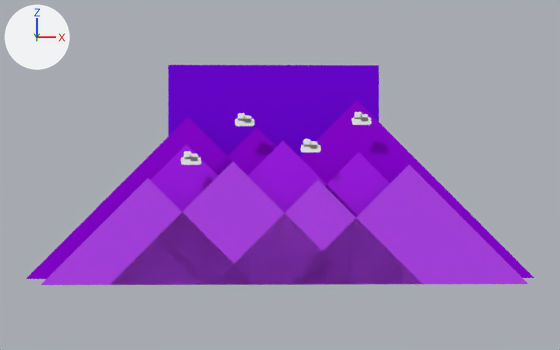
The Blender file files/blend/background-purple.blend as it was, and as the next commit left it.
One viewpoint serves both versions: a 50 mm camera at (-0.03, -3.29, -0.02) aimed at (0.03, 0.25, -0.02). Every picture has the same lights, and +X, +Y and +Z are marked at upper left. The picture after the commit comes second.

Names of what the first picture shows: 'Background-2', 'Background-3', 'Background-4', 'Background-5', 'Clouds'.
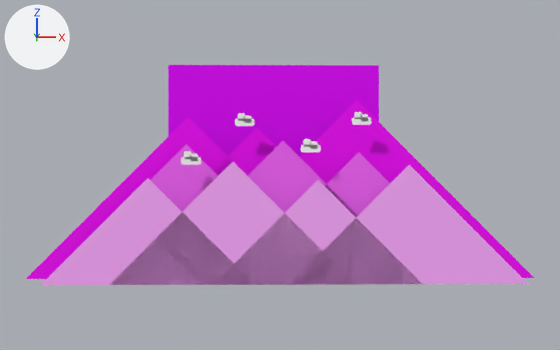
Location of each change, [x1, y1, x2, y2] in pixels of the pictures (560 x 350 px):
```json
{"object": "Background-2", "change": "recoloured", "before": [41, 162, 528, 285], "after": [41, 162, 528, 285], "on screen": "purple to pink"}
{"object": "Background-5", "change": "recoloured", "before": [168, 65, 379, 157], "after": [168, 65, 379, 157], "on screen": "purple to pink"}
{"object": "Background-4", "change": "recoloured", "before": [26, 100, 534, 279], "after": [26, 100, 534, 279]}
{"object": "Background-3", "change": "recoloured", "before": [150, 141, 390, 217], "after": [150, 141, 390, 217], "on screen": "purple to pink"}
```

Scene script edits in JSON lines:
```json
{"op": "set", "path": "mat_color_5.base_color", "old": "(0.191, 0.00243, 0.831)", "new": "(0.761, 0.00699, 1.0)", "note": "purple #7908eb -> pink #e214ff"}
{"op": "set", "path": "mat_color_3.base_color", "old": "(0.44, 0.016, 1.0)", "new": "(0.956, 0.144, 1.0)", "note": "purple #b122ff -> pink #fa6aff"}
{"op": "set", "path": "mat_color_2.base_color", "old": "(0.527, 0.0723, 1.0)", "new": "(0.982, 0.413, 1.0)", "note": "purple #c04cff -> pink #fdacff"}
{"op": "set", "path": "mat_color_4.base_color", "old": "(0.328, 0.00243, 0.831)", "new": "(0.922, 0.00972, 1.0)", "note": "purple #9b08eb -> pink #f619ff"}
```
